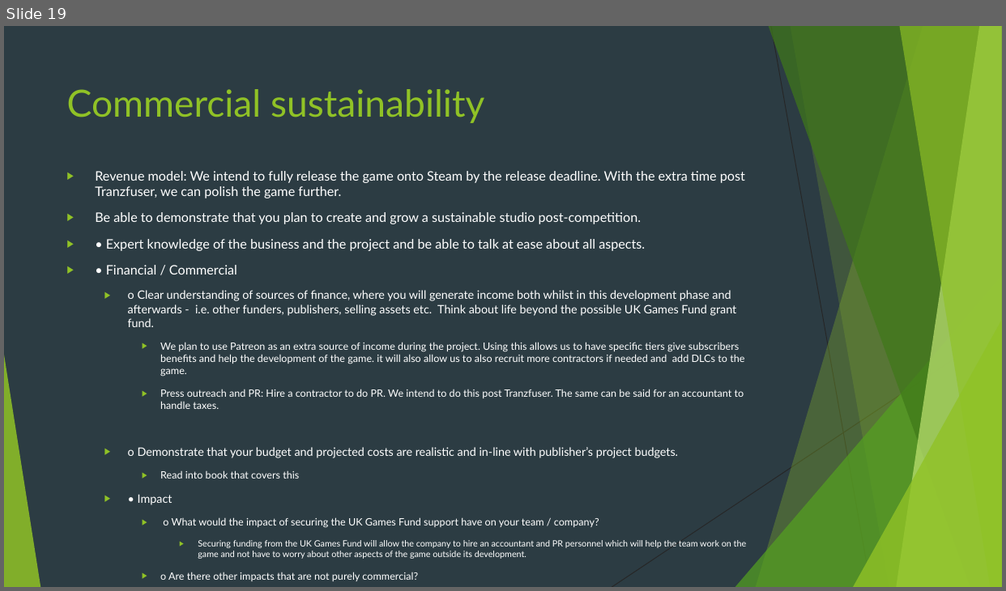
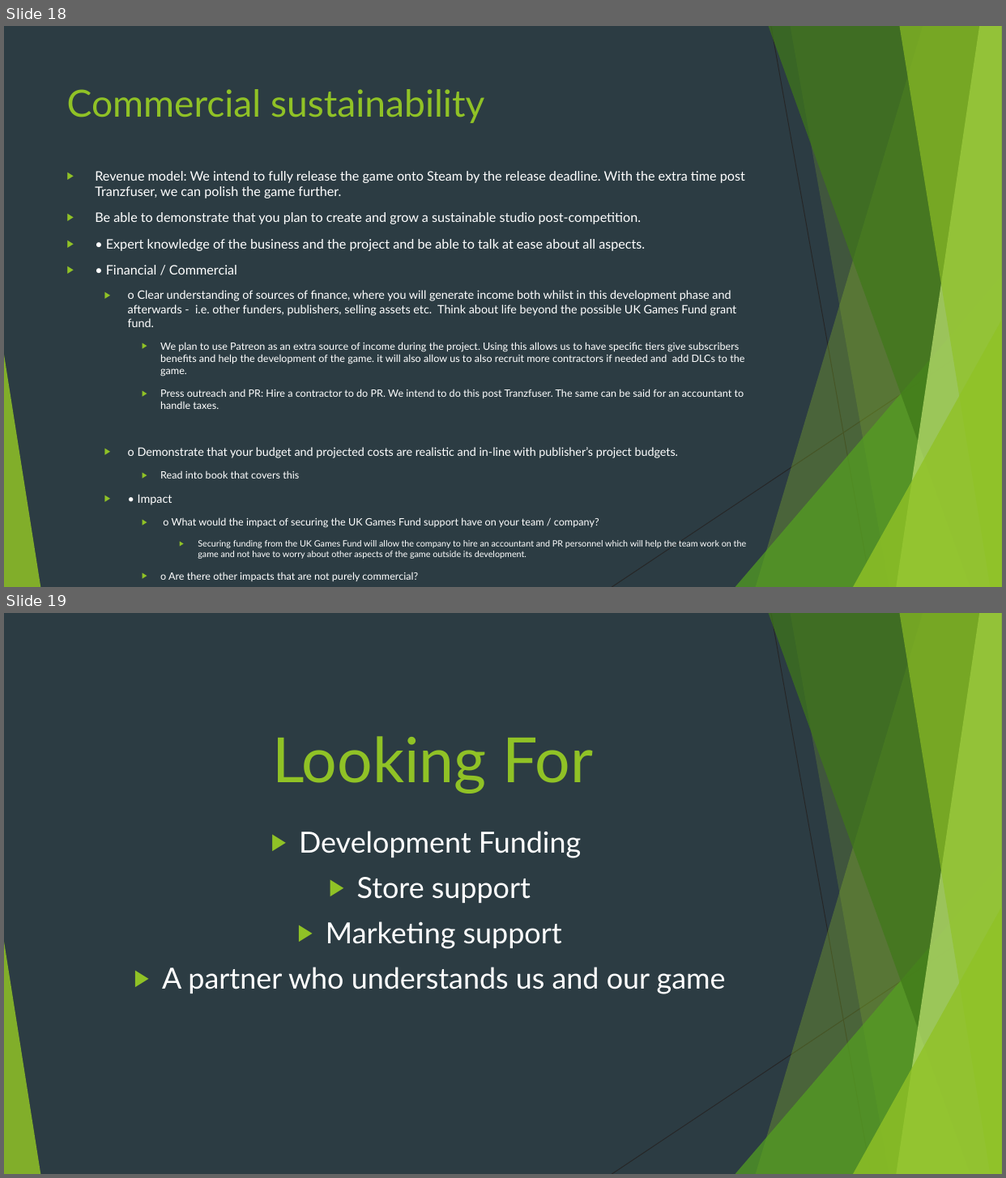
Before and after one commit to Pilokio/Tranzfuser, a slide deck: Virtual Pitch Presentation/Pitch.pptx. Shown one above the other, each under a label of ours: slide 19 before the commit, slides 18 and 19 after it. The pictures are 1006x591 and 1006x1178 pixels, drawn with LibreOffice and Linux fonts; fonts in the diff are those of the drawing. Boxes give left, top, right and bottom in pixels: in the first picture for what was removed or moved away, otherwise in the second. Text is boxed around its words. In the diff, an @@ line names an element or a change of style, - is before the commit and + after.

```diff
--- a/Virtual Pitch Presentation/Pitch.pptx
+++ b/Virtual Pitch Presentation/Pitch.pptx
@@ slide 19 added at [4,613,1002,1174], background #2C3C43; not listed: 10 template elements that a slide beside it also shows @@
@@ title added at [272,736,593,793], 60 pt, text #90C226 @@
+Looking For
@@ text added at [162,831,726,995], 28 pt, text #FFFFFF @@
+▶ Development Funding
+▶ Store support
+▶ Marketing support
+▶ A partner who understands us and our game
@@ what was slide 19 is now slide 18 @@
```
Also in this commit, not shown: 5 slides changed, 1 other slide added, 1 slide removed, 1 other file.
